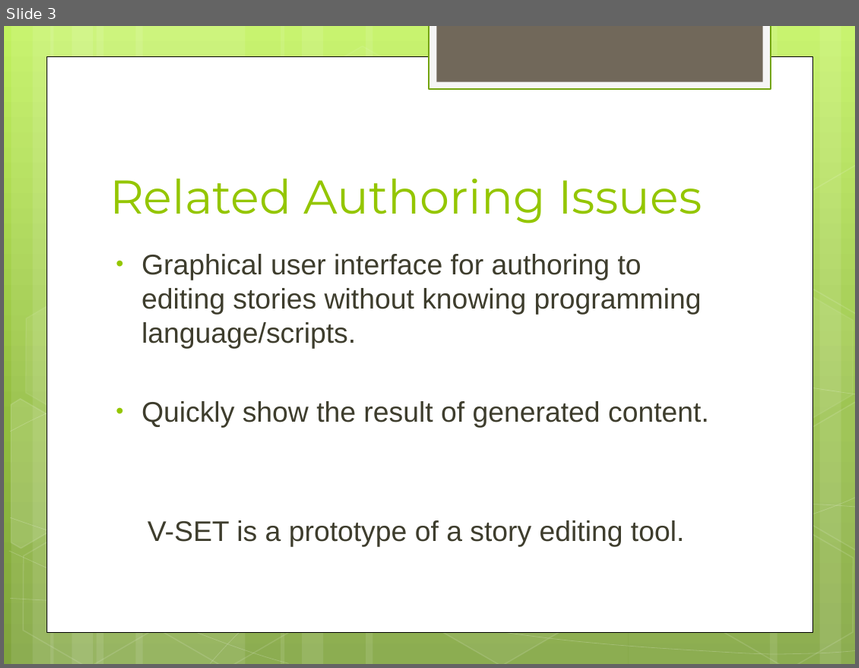
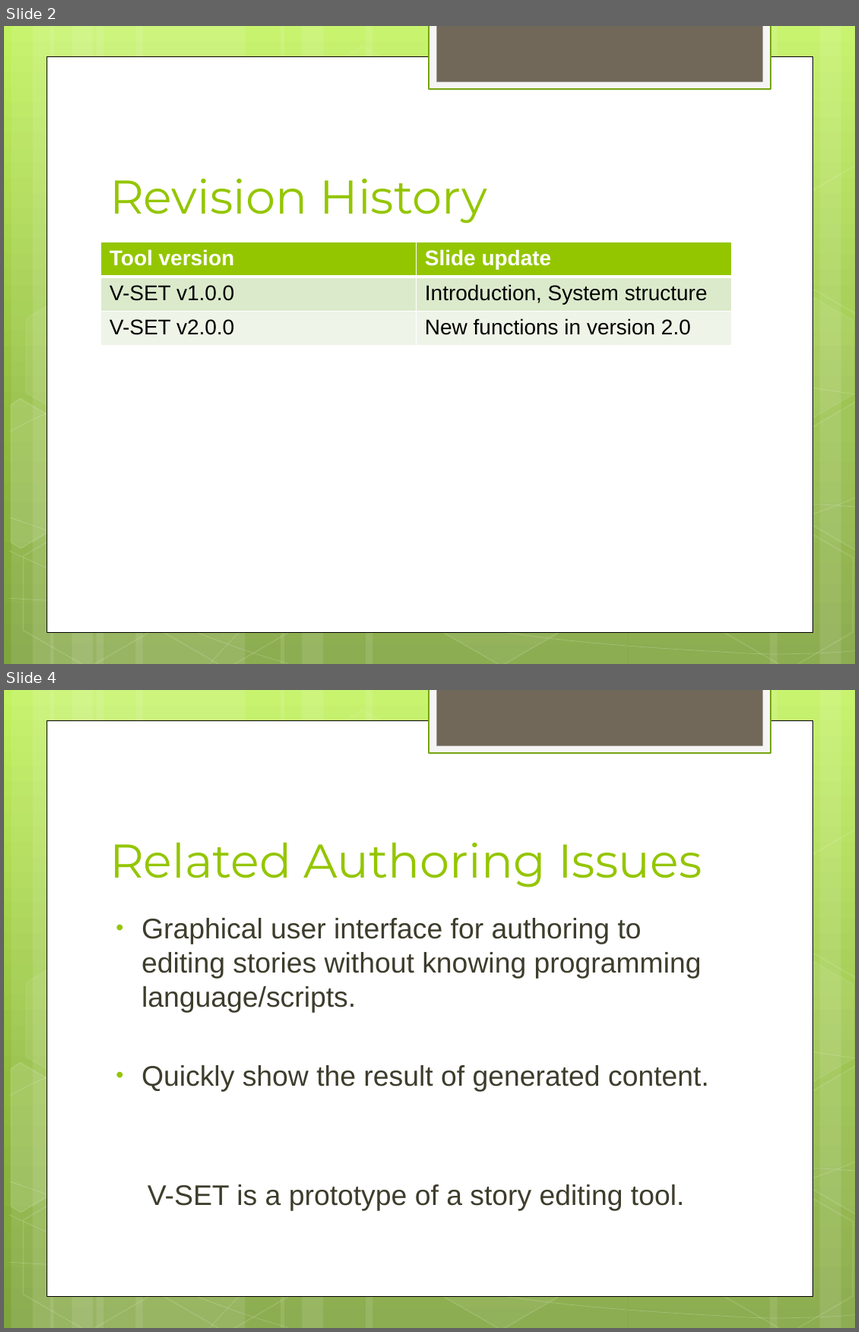
Before and after one commit to RimiChen/2016_V_SET, a slide deck: V-SET_v2_Final_Project.pptx. Shown one above the other, each under a label of ours: slide 3 before the commit, slides 2 and 4 after it; the slides between them are not shown. The pictures are 859x668 and 859x1332 pixels, drawn with LibreOffice and Linux fonts; fonts in the diff are those of the drawing. Boxes give left, top, right and bottom in pixels: in the first picture for what was removed or moved away, otherwise in the second. Text is boxed around its words. In the diff, an @@ line names an element or a change of style, - is before the commit and + after.

```diff
--- a/V-SET_v2_Final_Project.pptx
+++ b/V-SET_v2_Final_Project.pptx
@@ slide 2 added at (x1=4, y1=26, x2=855, y2=664), background gradient #C3F35F to #93BF3F to #81A53E; not listed: 31 template elements that a slide beside it also shows @@
@@ title added at (x1=110, y1=179, x2=487, y2=224), 40 pt, text #94C600 @@
+Revision History
@@ table added at (x1=101, y1=242, x2=733, y2=346), 3 rows, 2 columns @@
+Tool version | Slide update
+V-SET v1.0.0 | Introduction, System structure
+V-SET v2.0.0 | New functions in version 2.0
@@ what was slide 3 is now slide 4 @@
```
Also in this commit, not shown: 5 slides changed, 6 other slides added, 3 slides removed, 45 other files.
